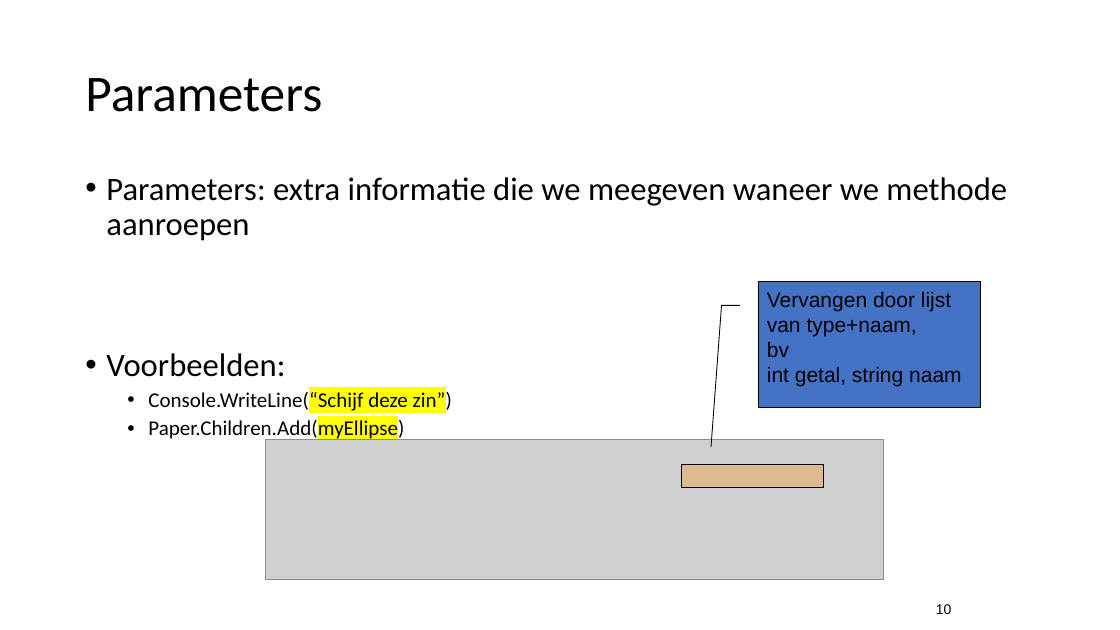
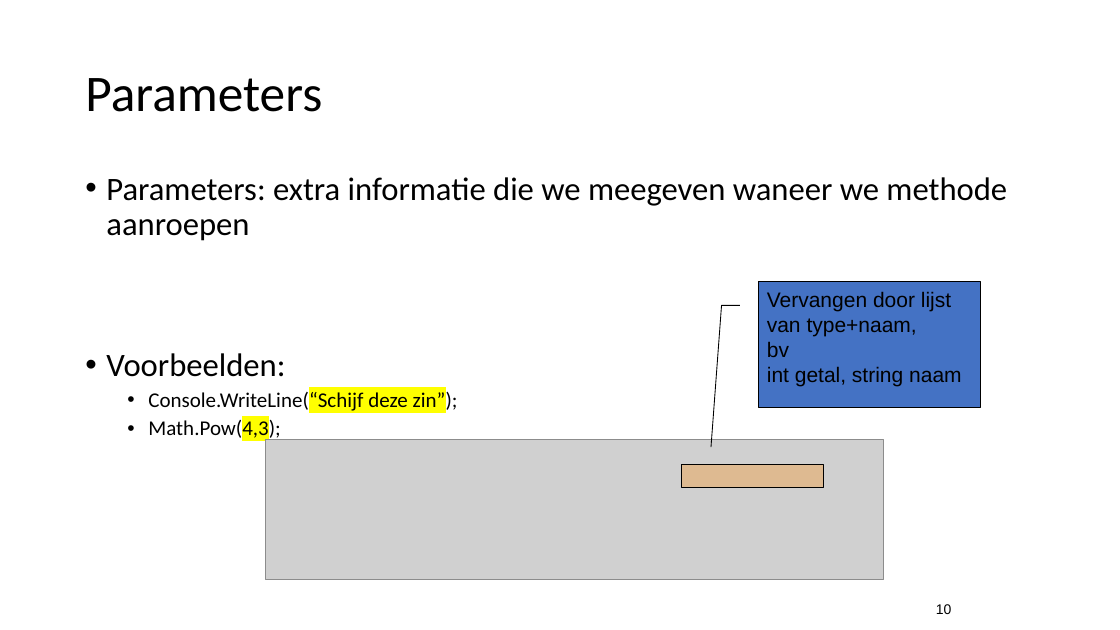
Before and after one commit to v-nys/cursusprogrammeren, a slide deck: slide 10 of _SLIDES/DEEL1/H6/5_methoden.pptx. Drawn at 1120x630 pixels with LibreOffice and Linux fonts; fonts in the diff are those of the drawing; grey boxes stand for pictures. Boxes give left, top, right and bottom in pixels: in the first picture for what was removed or moved away, otherwise in the second. Text is boxed around its words. In the diff, an @@ line names an element or a change of style, - is before the commit and + after.

```diff
--- a/_SLIDES/DEEL1/H6/5_methoden.pptx
+++ b/_SLIDES/DEEL1/H6/5_methoden.pptx
@@ text at (148,389,458,442): text changed @@
-  • Console.WriteLine(“Schijf deze zin”)
-  • Paper.Children.Add(myEllipse)
+  • Console.WriteLine(“Schijf deze zin”);
+  • Math.Pow(4,3);
```
Also in this commit, not shown: 2 other slides changed, 8 other files.
